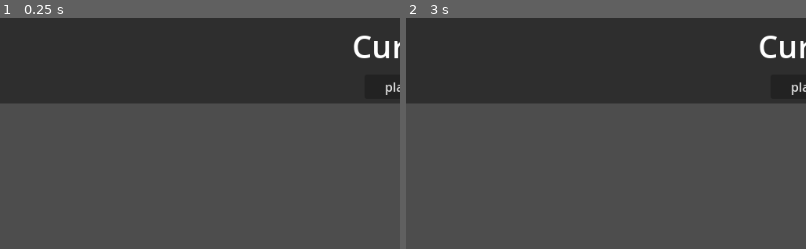
Above: before the commit, frames 1-2 (left to right).
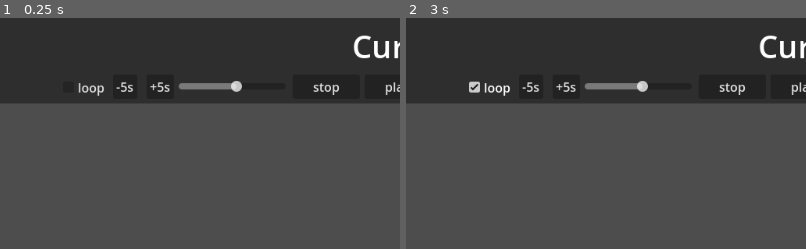
Above: after the commit, the same moments.

Repository: selar-owo/MouseTrap
Game: Godot game, scene res://scenes/main.tscn
The game is run twice, just before and just after one commit, with the same random seed, the same clock (stepped at 60 frames per second) and the same inputs. Sound files missing from this copy of the repository are replaced by a short silence.
Inputs (mouse positions are % of the whole screen's width and height, from its top left):
- Up to frame 1 (0.25 s): no input
- Up to frame 2 (3 s): click (66, 15) at 0.5 s, where only the run after the commit has a clickable "stop"; click (45, 15) at 1.25 s, where only the run after the commit has a clickable "+5s"; click (41, 15) at 2 s, where only the run after the commit has a clickable "-5s"; click (36, 15) at 2.75 s, where only the run after the commit has a clickable "loop"
The pictures show only the part of the screen within x 25-75%, y 0-50%; the shares and areas given below are measured in that part.

The runs differ from the first frame. In frame 1, 1.0% of the frame differs, in the area x 19-85%, y 27-34%; in frame 2, 1.1%, in the area x 15-85%, y 27-34%.

Commit message:
think its finished Lmao

Diff:
--- a/scenes/main.tscn
+++ b/scenes/main.tscn
@@ -32,6 +32,15 @@
 visible = false
 layout_mode = 0
 anchors_preset = 0
+anchor_top = 0.0
+anchor_right = 0.0
+anchor_bottom = 0.0
+offset_left = 0.0
+offset_top = 0.0
+offset_right = 8.0
+offset_bottom = 68.0
+grow_horizontal = 1
+grow_vertical = 1
 
 [node name="LilLine" type="Panel" parent="."]
 layout_mode = 1
@@ -73,6 +82,72 @@
 focus_mode = 0
 text = "play"
 
+[node name="Stop" type="Button" parent="LilLine"]
+layout_mode = 1
+anchors_preset = 1
+anchor_left = 1.0
+anchor_right = 1.0
+offset_left = -415.0
+offset_top = 108.0
+offset_right = -329.0
+offset_bottom = 139.0
+grow_horizontal = 0
+focus_mode = 0
+text = "stop"
+
+[node name="Volume" type="HSlider" parent="LilLine"]
+layout_mode = 1
+anchors_preset = 1
+anchor_left = 1.0
+anchor_right = 1.0
+offset_left = -561.0
+offset_top = 115.0
+offset_right = -424.0
+offset_bottom = 131.0
+grow_horizontal = 0
+min_value = -50.0
+max_value = 5.0
+value = -20.0
+
+[node name="PlusTen" type="Button" parent="LilLine"]
+layout_mode = 1
+anchors_preset = 1
+anchor_left = 1.0
+anchor_right = 1.0
+offset_left = -602.0
+offset_top = 108.0
+offset_right = -567.0
+offset_bottom = 139.0
+grow_horizontal = 0
+focus_mode = 0
+text = "+5s"
+
+[node name="MinusTen" type="Button" parent="LilLine"]
+layout_mode = 1
+anchors_preset = 1
+anchor_left = 1.0
+anchor_right = 1.0
+offset_left = -645.0
+offset_top = 108.0
+offset_right = -614.0
+offset_bottom = 139.0
+grow_horizontal = 0
+focus_mode = 0
+text = "-5s"
+
+[node name="Loop" type="CheckBox" parent="LilLine"]
+layout_mode = 1
+anchors_preset = 1
+anchor_left = 1.0
+anchor_right = 1.0
+offset_left = -714.0
+offset_top = 109.0
+offset_right = -652.0
+offset_bottom = 140.0
+grow_horizontal = 0
+focus_mode = 0
+text = "loop"
+
 [node name="CurSongPlaying" type="Label" parent="."]
 layout_mode = 1
 anchors_preset = 1
@@ -106,6 +181,12 @@
 
 [node name="SongAudio" type="AudioStreamPlayer" parent="."]
 stream = ExtResource("4_sfbnh")
+bus = &"Songs"
 
 [connection signal="button_up" from="LilLine/Play" to="." method="_on_play_button_up"]
+[connection signal="button_up" from="LilLine/Stop" to="." method="_on_play_2_button_up"]
+[connection signal="value_changed" from="LilLine/Volume" to="." method="_on_volume_value_changed"]
+[connection signal="button_up" from="LilLine/PlusTen" to="." method="_on_plus_ten_button_up"]
+[connection signal="button_up" from="LilLine/MinusTen" to="." method="_on_minus_ten_button_up"]
+[connection signal="toggled" from="LilLine/Loop" to="." method="_on_loop_toggled"]
 [connection signal="value_changed" from="VScrollBar" to="." method="_on_v_scroll_bar_value_changed"]
--- a/scripts/main.gd
+++ b/scripts/main.gd
@@ -5,23 +5,30 @@
 @onready var cur_song_playing = $CurSongPlaying
 @onready var song_audio = $SongAudio
 @onready var duration_label = $LilLine/Duration
+@onready var volume = $LilLine/Volume
+@onready var loop = $LilLine/Loop
 var prev_scroll_value
 
 var all_songs:Array
 var song_selected
+var last_song_pos := 0
 
 func _ready():
 	prev_scroll_value = v_scroll_bar.value
+	AudioServer.set_bus_volume_db(AudioServer.get_bus_index("Songs"), volume.value)
 	list_files_in_songs_folder()
 	load_song_buttons()
 
 func _process(delta):
 	if song_selected != null:
-		duration_label.text = str(round(song_audio.get_playback_position()))
-		AudioStreamPlayer
+		if song_audio.playing:
+			duration_label.text = str(round(song_audio.get_playback_position()),"s/",round(song_audio.stream.get_length()),"s")
+		else:
+			duration_label.text = str(round(last_song_pos),"s/",round(song_audio.stream.get_length()),"s")
 
 func change_song_selected(song):
 	if song != null:
+		last_song_pos = 0
 		song_selected = song
 		cur_song_playing.text = song.song_name.replace(".mp3","")
 		var file := FileAccess.open(song.song_path,FileAccess.READ)
@@ -29,6 +36,7 @@
 		var stream := AudioStreamMP3.new()
 		stream.data = data
 		song_audio.set_stream(stream)
+		loop.button_pressed = false
 
 func load_song_buttons():
 	for i in songs.get_children():
@@ -73,4 +81,20 @@
 	prev_scroll_value = value
 
 func _on_play_button_up():
-	song_audio.play()
+	song_audio.play(last_song_pos)
+
+func _on_play_2_button_up():
+	last_song_pos = song_audio.get_playback_position()
+	song_audio.stop()
+
+func _on_volume_value_changed(value):
+	AudioServer.set_bus_volume_db(AudioServer.get_bus_index("Songs"), value)
+
+func _on_plus_ten_button_up():
+	song_audio.play(song_audio.get_playback_position() + 5)
+
+func _on_minus_ten_button_up():
+	song_audio.play(song_audio.get_playback_position() - 5)
+
+func _on_loop_toggled(button_pressed):
+	song_audio.stream.loop = button_pressed
